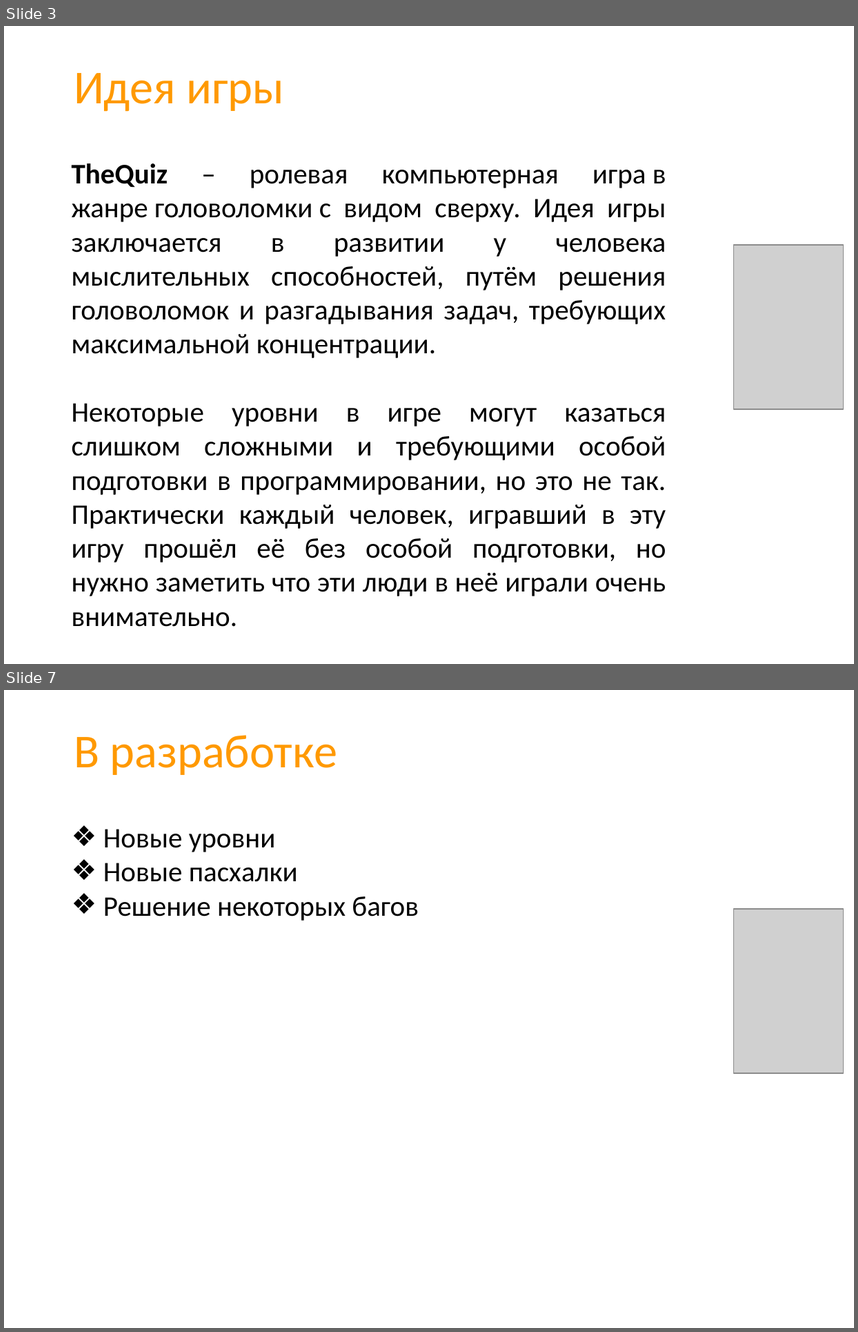
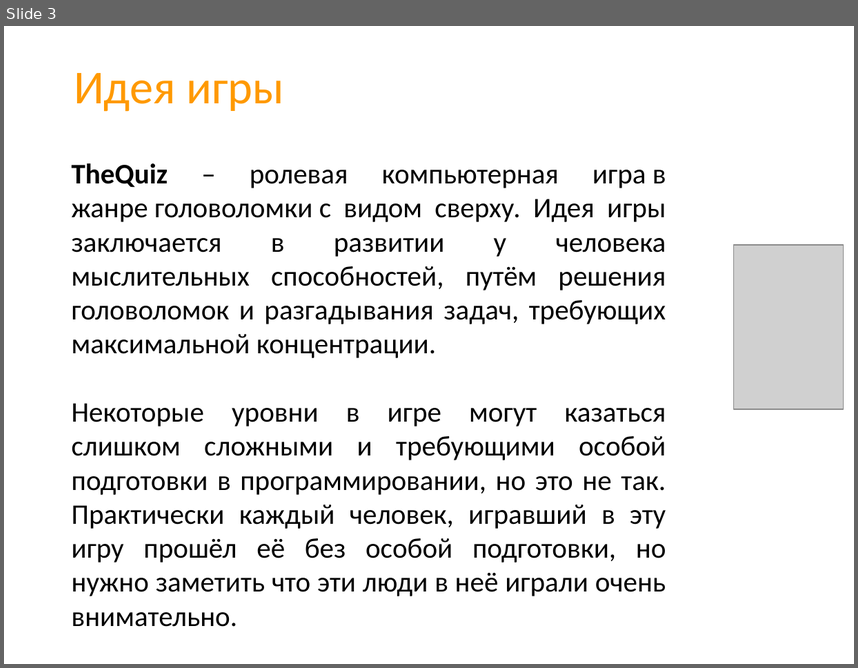
Before and after one commit to CicadaInc/thequiz, a slide deck: presentation.pptx. Shown one above the other, each under a label of ours: slides 3 and 7 before the commit, slide 3 after it; the slides between them are not shown. The pictures are 858x1332 and 858x668 pixels, drawn with LibreOffice and Linux fonts; fonts in the diff are those of the drawing; grey boxes stand for pictures; background and template pictures are left out. Boxes give left, top, right and bottom in pixels: in the first picture for what was removed or moved away, otherwise in the second. Text is boxed around its words. In the diff, an @@ line names an element or a change of style, - is before the commit and + after.

```diff
--- a/presentation.pptx
+++ b/presentation.pptx
@@ slide 7 removed at [4, 690, 854, 1328], background picture (left out) @@
@@ title removed at [74, 735, 337, 775] @@
-В разработке
@@ text removed at [103, 829, 419, 920] @@
-❖ Новые уровни
-❖ Новые пасхалки
-❖ Решение некоторых багов
@@ picture removed at [734, 909, 844, 1072] @@
```
Also in this commit, not shown: 3 slides changed, 8 slides added, 1 other slide removed, 3 other files.
